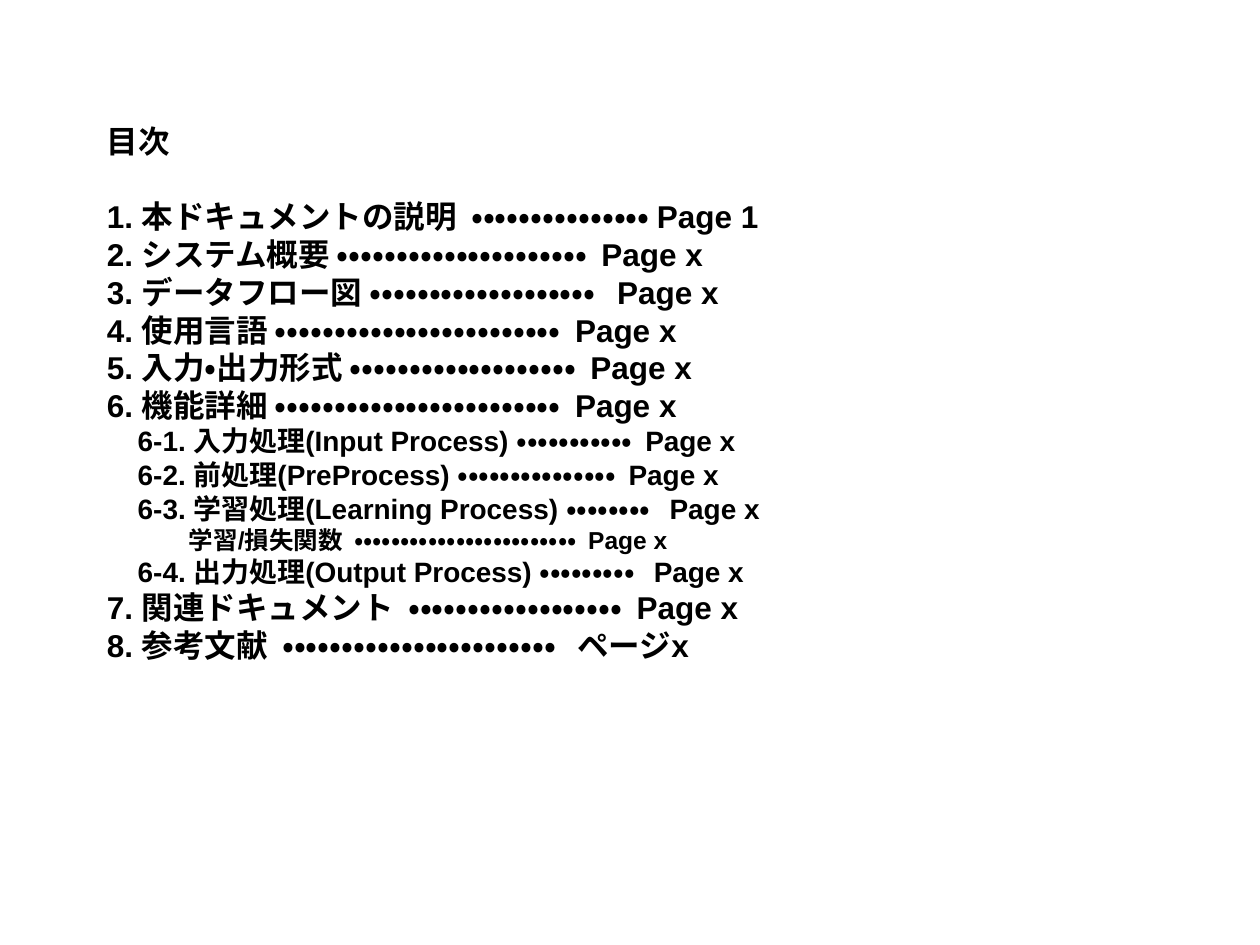
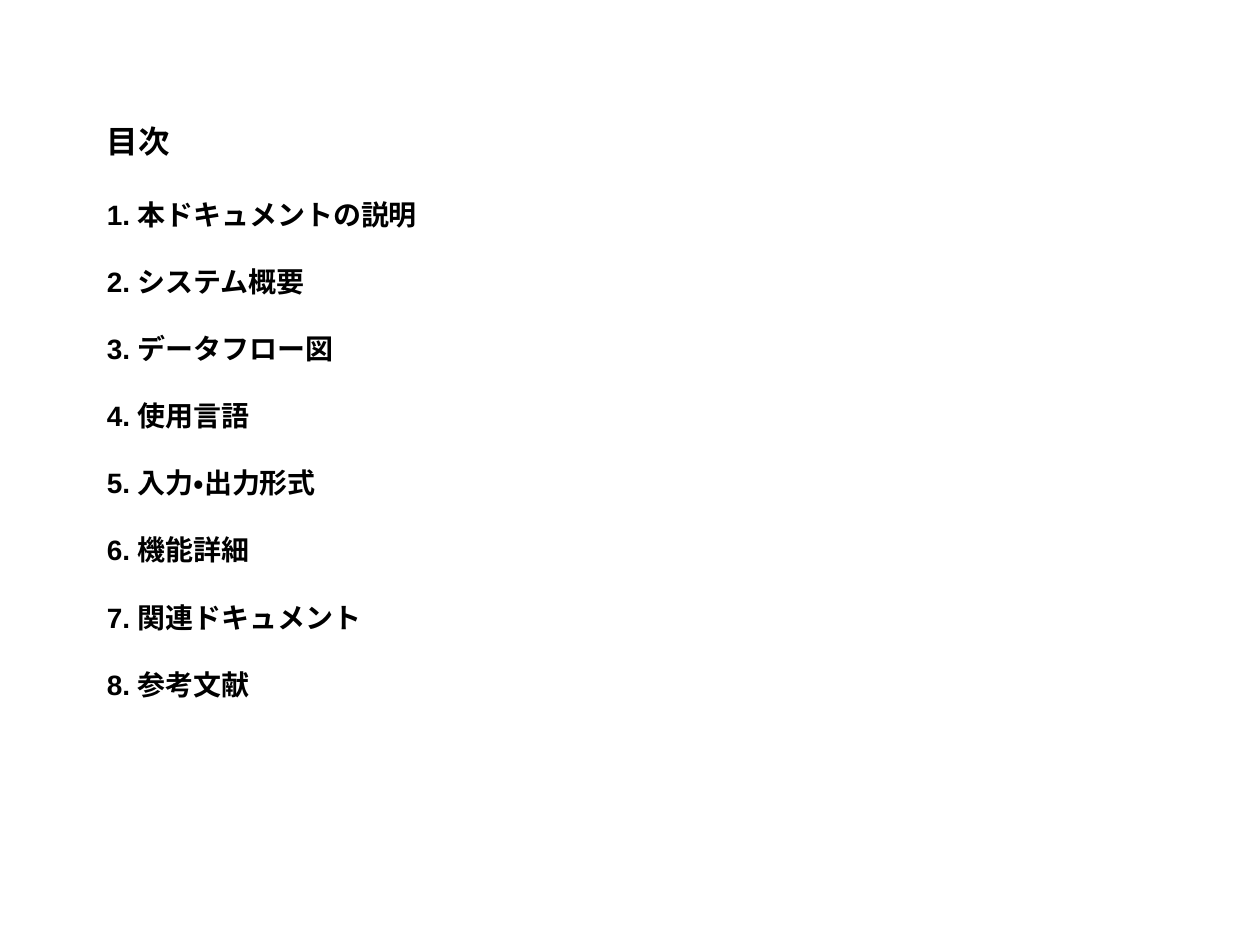
Before and after one commit to yasuyukiokubo/DiveIntoCode, a slide deck: slide 2 of presentation/システム設計書_MRI画像によるADHD予測システム_学習モデル.pptx. Drawn at 1260x945 pixels with LibreOffice and Linux fonts; fonts in the diff are those of the drawing. Boxes give left, top, right and bottom in pixels: in the first picture for what was removed or moved away, otherwise in the second. Text is boxed around its words. In the diff, an @@ line names an element or a change of style, - is before the commit and + after.

```diff
--- a/presentation/システム設計書_MRI画像によるADHD予測システム_学習モデル.pptx
+++ b/presentation/システム設計書_MRI画像によるADHD予測システム_学習モデル.pptx
@@ title at box(107, 126, 417, 698): text changed; size 18 to 16 pt @@
-目次
-1. 本ドキュメントの説明 ・・・・・・・・・・・・・・・ Page 1
-2. システム概要 ・・・・・・・・・・・・・・・・・・・・・ Page x
-3. データフロー図 ・・・・・・・・・・・・・・・・・・・ Page x
-4. 使用言語 ・・・・・・・・・・・・・・・・・・・・・・・・ Page x
-5. 入力・出力形式 ・・・・・・・・・・・・・・・・・・・ Page x
-6. 機能詳細 ・・・・・・・・・・・・・・・・・・・・・・・・ Page x
-6-1. 入力処理(Input Process) ・・・・・・・・・・・ Page x
-6-2. 前処理(PreProcess) ・・・・・・・・・・・・・・・ Page x
-6-3. 学習処理(Learning Process) ・・・・・・・・ Page x
-学習/損失関数 ・・・・・・・・・・・・・・・・・・・・・・・・ Page x
-6-4. 出力処理(Output Process) ・・・・・・・・・ Page x
-7. 関連ドキュメント ・・・・・・・・・・・・・・・・・・ Page x
-8. 参考文献 ・・・・・・・・・・・・・・・・・・・・・・・ ページx
+目次
+1. 本ドキュメントの説明
+2. システム概要
+3. データフロー図
+4. 使用言語
+5. 入力・出力形式
+6. 機能詳細
+7. 関連ドキュメント
+8. 参考文献
```
Also in this commit, not shown: 4 other slides changed, 1 slide removed, 1 other file.
